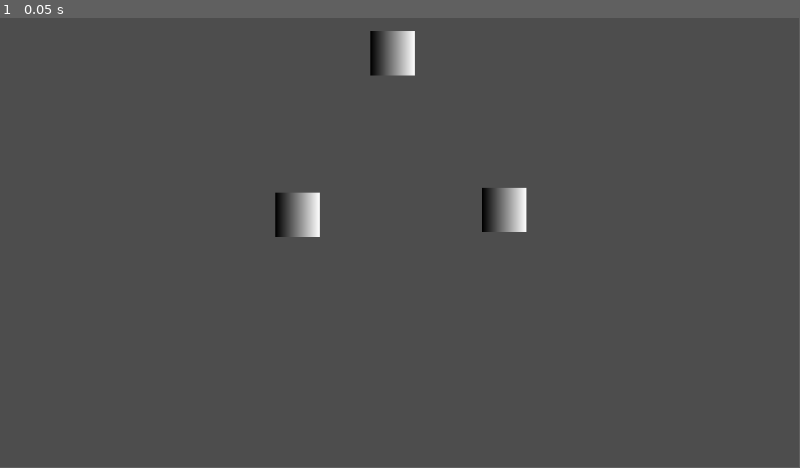
Above: before the commit, frame 1.
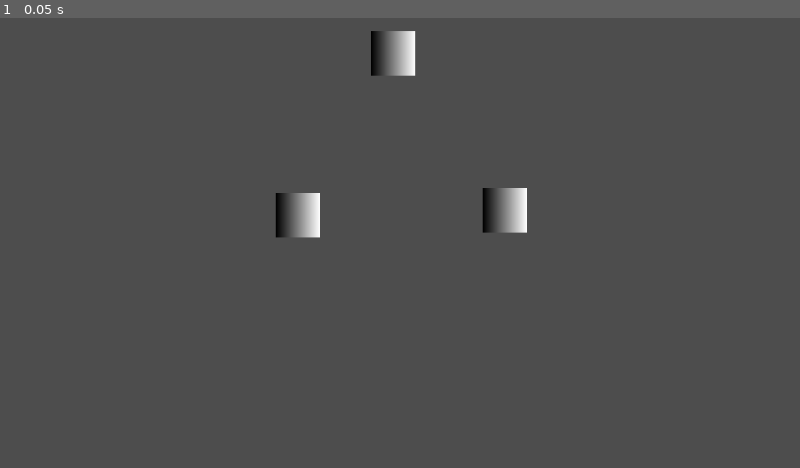
Above: after the commit, the same moment.

Repository: cqdowning/touhou-unison
Game: Godot game, scene res://scenes/stages/stage_yuuka.tscn
The game is run twice, just before and just after one commit, with the same random seed, the same clock (stepped at 60 frames per second) and the same inputs.
Inputs:
- Up to frame 1 (0.05 s): no input
In our replay, the window is 799x449 before the commit and 800x450 after it. These sizes can differ from the game's own. Grey fills any space a smaller window leaves; there, only what the larger window draws over its background counts as a difference.

The runs differ from the first frame. In frame 1, 0.1% of the frame differs, in the area x 34-66%, y 2-49%.
Error before the commit: Invalid call. Nonexistent function 'attack' in base 'Nil'. (res://scripts/bosses/boss.gd:22)

Commit message:
Added borders

Diff:
--- a/project.godot
+++ b/project.godot
@@ -18,6 +18,10 @@
 [autoload]
 
 game_manager="*res://scripts/game_manager.gd"
+
+[display]
+
+window/stretch/mode="viewport"
 
 [input]
 
--- a/scenes/stages/stage_yuuka.tscn
+++ b/scenes/stages/stage_yuuka.tscn
@@ -1,13 +1,43 @@
-[gd_scene load_steps=4 format=3 uid="uid://cbawk2gvl2r6t"]
+[gd_scene load_steps=6 format=3 uid="uid://cbawk2gvl2r6t"]
 
 [ext_resource type="PackedScene" uid="uid://6j0eaks5qiqp" path="res://scenes/characters/marisa.tscn" id="1_0e256"]
 [ext_resource type="PackedScene" uid="uid://yangtfodnfwn" path="res://scenes/characters/reimu.tscn" id="1_gte3d"]
 [ext_resource type="PackedScene" uid="uid://ovk5p6l6o2lk" path="res://scenes/bosses/yuuka.tscn" id="1_hpimq"]
 
+[sub_resource type="WorldBoundaryShape2D" id="WorldBoundaryShape2D_hpimq"]
+
+[sub_resource type="WorldBoundaryShape2D" id="WorldBoundaryShape2D_45ahw"]
+
 [node name="StageYuuka" type="Node2D"]
 
-[node name="Yuuka" parent="." instance=ExtResource("1_hpimq")]
+[node name="StaticBody2D" type="StaticBody2D" parent="."]
+
+[node name="Bottom" type="CollisionShape2D" parent="StaticBody2D"]
+position = Vector2(0, 625)
+scale = Vector2(10, 10)
+shape = SubResource("WorldBoundaryShape2D_hpimq")
+
+[node name="Left" type="CollisionShape2D" parent="StaticBody2D"]
+position = Vector2(20, 0)
+rotation = 1.5708
+scale = Vector2(10, 10)
+shape = SubResource("WorldBoundaryShape2D_45ahw")
+
+[node name="Right" type="CollisionShape2D" parent="StaticBody2D"]
+position = Vector2(800, 0)
+rotation = 4.71239
+scale = Vector2(10, 10)
+shape = SubResource("WorldBoundaryShape2D_45ahw")
+
+[node name="Top" type="CollisionShape2D" parent="StaticBody2D"]
+position = Vector2(0, 20)
+rotation = 3.14159
+scale = Vector2(10, 10)
+shape = SubResource("WorldBoundaryShape2D_45ahw")
+
+[node name="Yuuka" parent="." node_paths=PackedStringArray("spell_cards") instance=ExtResource("1_hpimq")]
 position = Vector2(566, 51)
+spell_cards = []
 
 [node name="Marisa" parent="." instance=ExtResource("1_0e256")]
 position = Vector2(429, 284)
--- a/scripts/bosses/boss.gd
+++ b/scripts/bosses/boss.gd
@@ -19,4 +19,5 @@
 	_spell_index += 1
 
 func _physics_process(delta: float) -> void:
-	_current_spell_card.attack()
+	#_current_spell_card.attack()
+	pass
--- a/scripts/game_manager.gd
+++ b/scripts/game_manager.gd
@@ -4,3 +4,14 @@
 @export var player_health: int = 0
 
 signal on_player_hit
+
+func _ready():
+	on_player_hit.connect(_damage_players)
+
+func _damage_players(damage: int):
+	player_health -= damage
+	if player_health <= 0:
+		_end_game()
+
+func _end_game():
+	print("Game Over!")
--- a/scripts/player.gd
+++ b/scripts/player.gd
@@ -63,4 +63,5 @@
 		_shoot_frame = 0
 
 func _on_hitbox_entered(body):
-	game_manager.on_player_hit.emit()
+	if body.is_class("Projectile"):
+		game_manager.on_player_hit.emit(body.damage)
